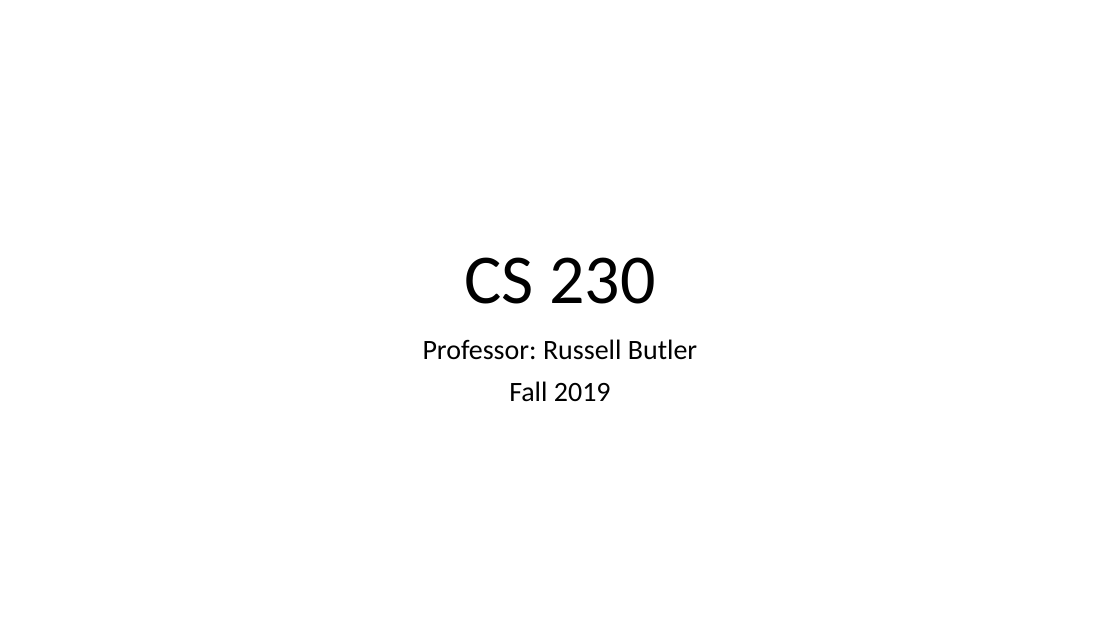
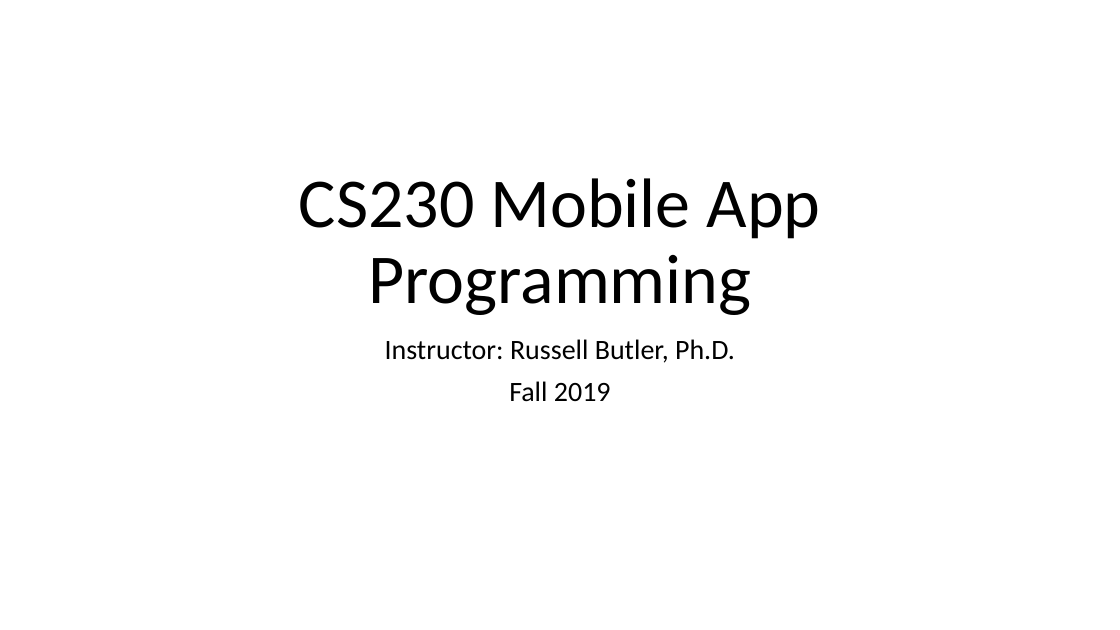
Before and after one commit to russellu/cs230, a slide deck: slide 1 of Lecture_01.pptx. Drawn at 1120x630 pixels with LibreOffice and Linux fonts; fonts in the diff are those of the drawing. Boxes give left, top, right and bottom in pixels: in the first picture for what was removed or moved away, otherwise in the second. Text is boxed around its words. In the diff, an @@ line names an element or a change of style, - is before the commit and + after.

```diff
--- a/Lecture_01.pptx
+++ b/Lecture_01.pptx
@@ title at (x1=299, y1=178, x2=821, y2=315): text changed @@
-CS 230
+CS230 Mobile App Programming
@@ subtitle at (x1=385, y1=339, x2=735, y2=363): text changed @@
-Professor: Russell Butler
+Instructor: Russell Butler, Ph.D.
```
Also in this commit, not shown: 1 other slide changed, 35 slides added, 16 slides removed, 3 other files.
